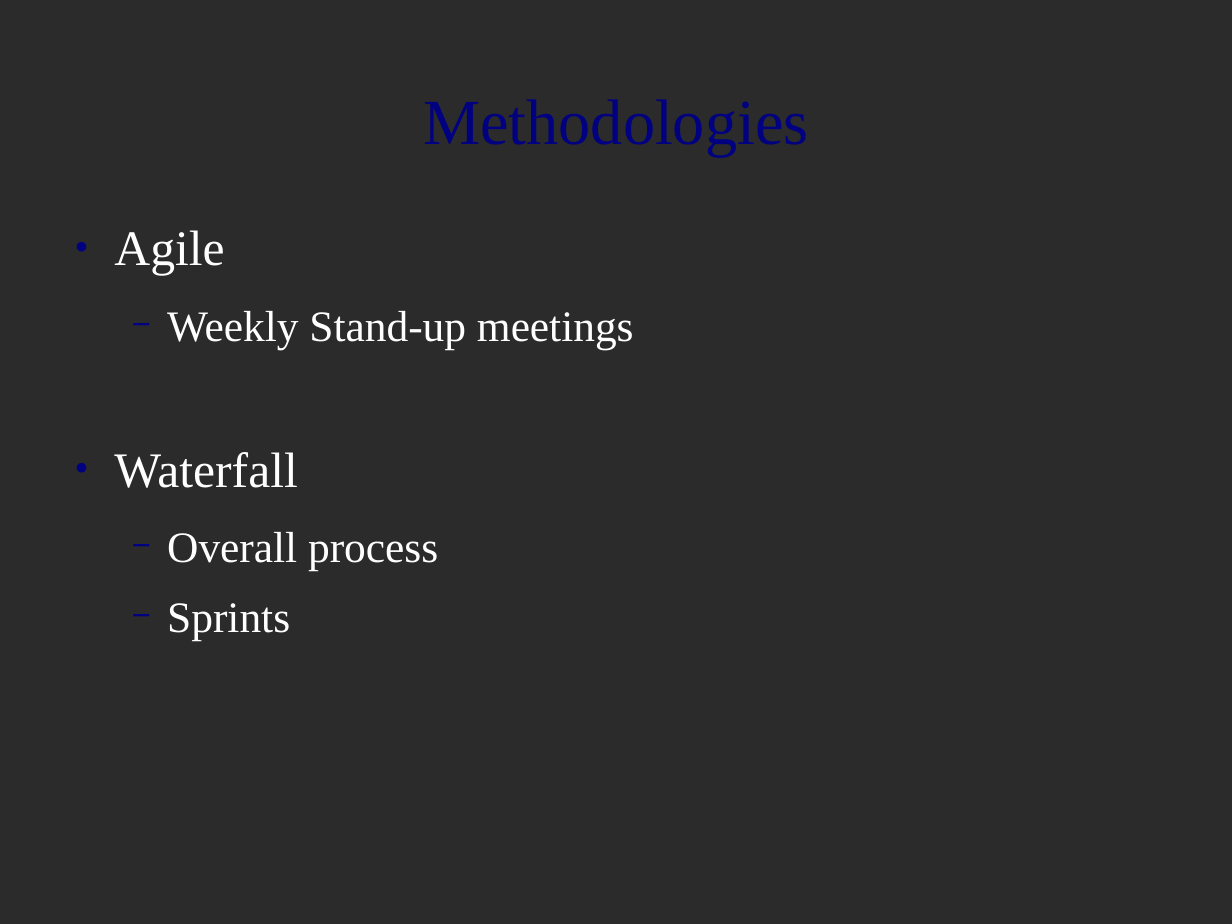
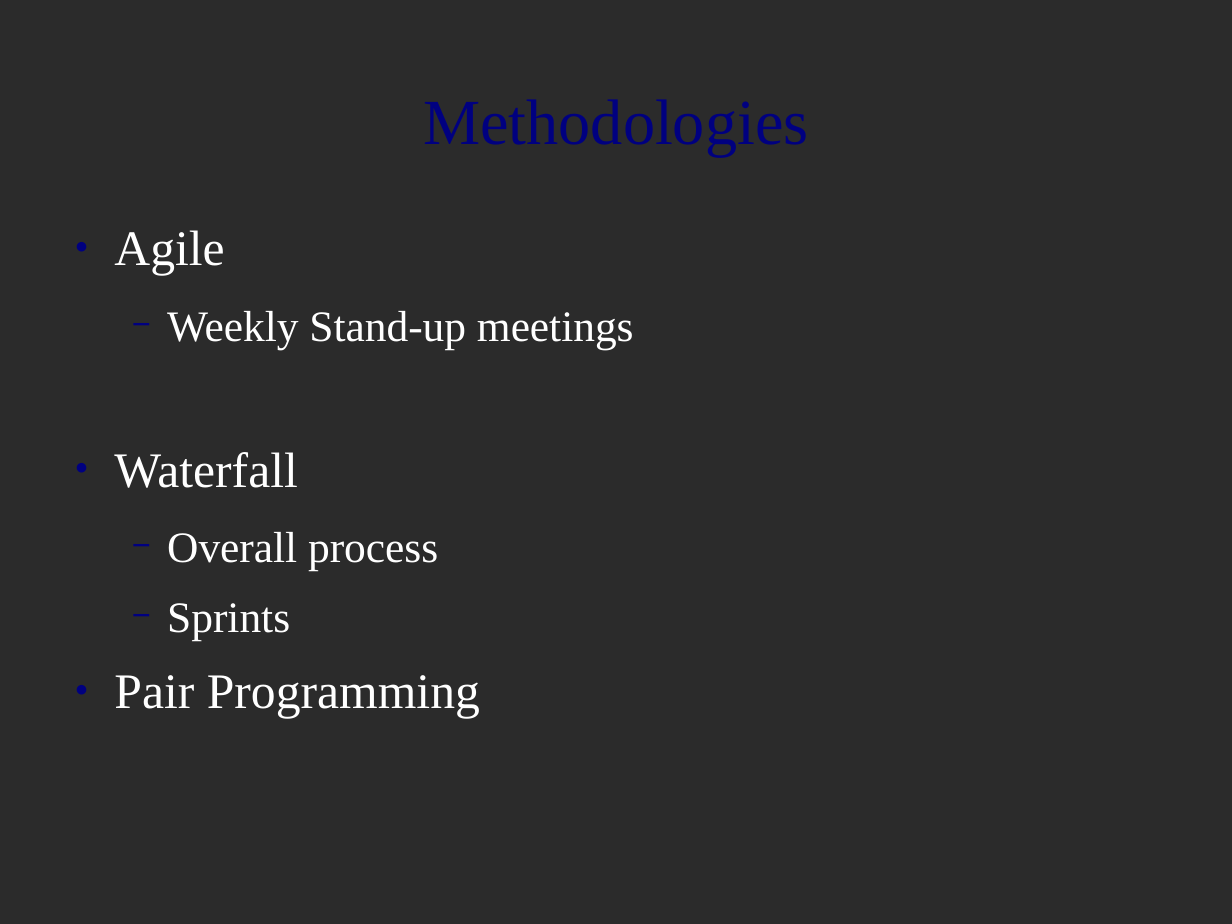
Before and after one commit to cala9649/KeyPlayer, a slide deck: slide 4 of KeyPlayerPresentation.odp. Drawn at 1232x924 pixels with LibreOffice and Linux fonts; fonts in the diff are those of the drawing; background and template pictures are left out; a plain dark background stands for a picture behind light text. Boxes give left, top, right and bottom in pixels: in the first picture for what was removed or moved away, otherwise in the second. Text is boxed around its words. In the diff, an @@ line names an element or a change of style, - is before the commit and + after.

```diff
--- a/KeyPlayerPresentation.odp
+++ b/KeyPlayerPresentation.odp
@@ text at [114,675,480,718]: paragraph added @@
+● Pair Programming
```
Also in this commit, not shown: 1 other slide changed.
